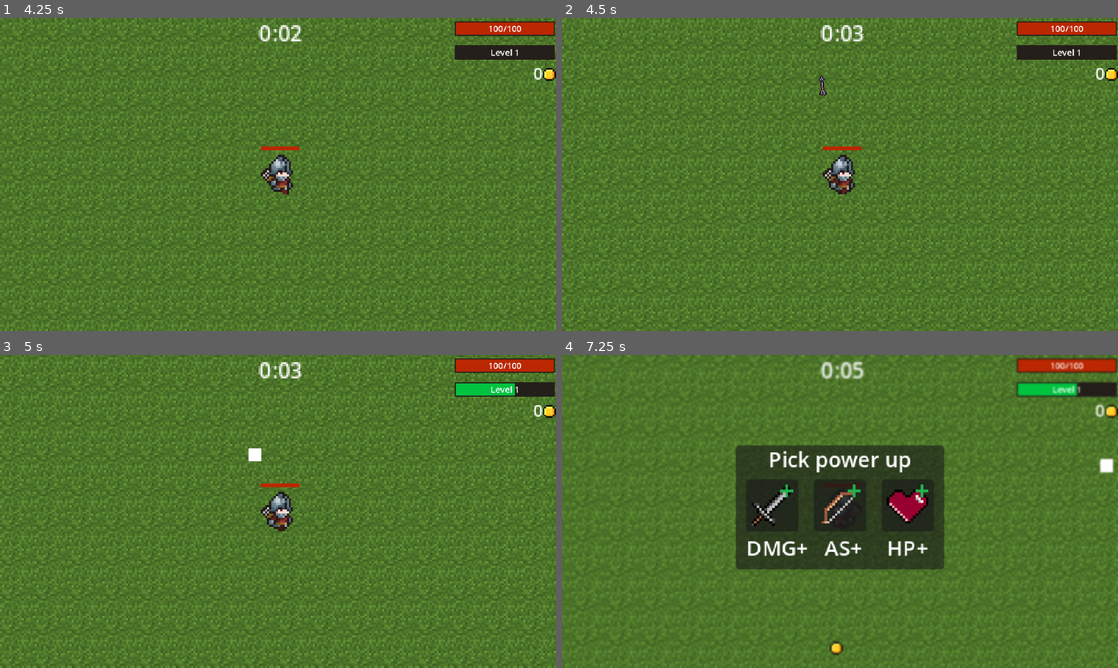
Above: before the commit, frames 1-4 (two rows, left to right).
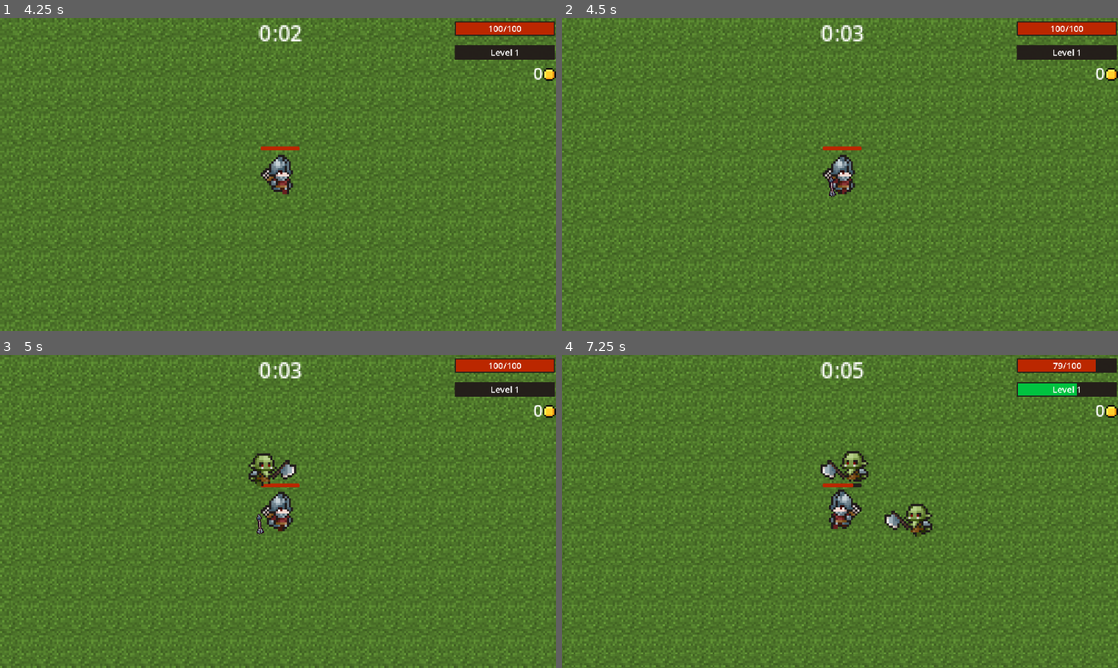
Above: after the commit, the same moments.

Repository: Qxver/Godot-Game
Game: Godot game, scene res://Menu/menu.tscn
Same seed, same stepped clock (60 frames per second), same inputs: the game is played once before the commit and once after it.
Inputs (mouse positions are in pixels of both pictures, inside the frame that each line leads up to):
- Up to frame 1 (4.25 s): click "Play" at 0.5 s; click (172, 174) at 1.25 s; tap Enter at 2 s; hold Right (move_right) 2.03-2.78 s; hold S (move_down) 2.78-3.53 s; hold Right (move_right) from 3.53 s (still down)
- Up to frame 2 (4.5 s): release Right (move_right) at 4.28 s; hold W (move_up) from 4.28 s (still down)
- Up to frame 3 (5 s): keep holding W (move_up)
- Up to frame 4 (7.25 s): release W (move_up) at 5.03 s; hold Left (move_left) 5.03-6.53 s; hold S (move_down) from 6.53 s (still down)

Frame 1 is identical in both runs. In frame 2, 0.1% of the frame differs, in the area x 46-50%, y 18-58%; in frame 3, 1.1%; in frame 4, 26%, in the area x 0-100%, y 0-100%.

Commit message:
Health box fix

Diff:
--- a/Attacks/bow.gd
+++ b/Attacks/bow.gd
@@ -2,8 +2,8 @@
 #Weapon stats
 var level = 1
 var pierce = 1
-var speed = 300
-var damage_multiplier = 2
+var speed = 100
+var damage_multiplier = 1.0
 var attacksize = 1.0
 
 #Aiming stats
--- a/item.gd
+++ b/item.gd
@@ -9,7 +9,10 @@
 
 func _ready() -> void:
 	$Sprite2D.texture = textures[item_type]
-
+	if item_type == 1:
+		$Sprite2D.scale = Vector2(0.75, 0.75)
+		$Sprite2D.region_enabled = true
+		$Sprite2D.region_rect = Rect2(0, 0, 8, 8)
 # item collection
 func _on_body_entered(body: Node2D) -> void:
 	collected.emit()
